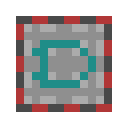
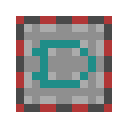
Layered file, before and after one edit (128×128). Changes by layer:
painted on "Background" over [16, 16, 104, 112]
